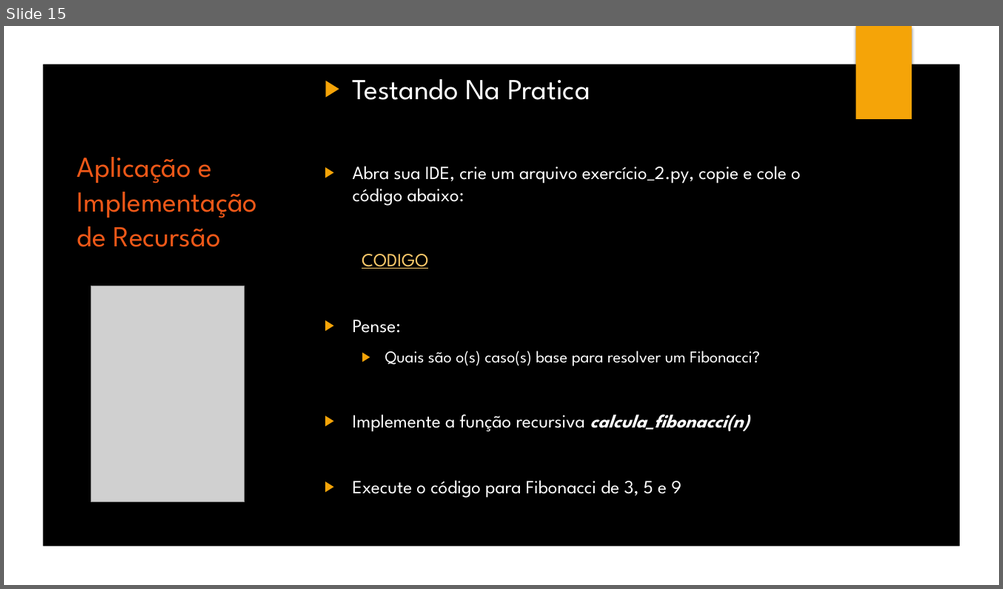
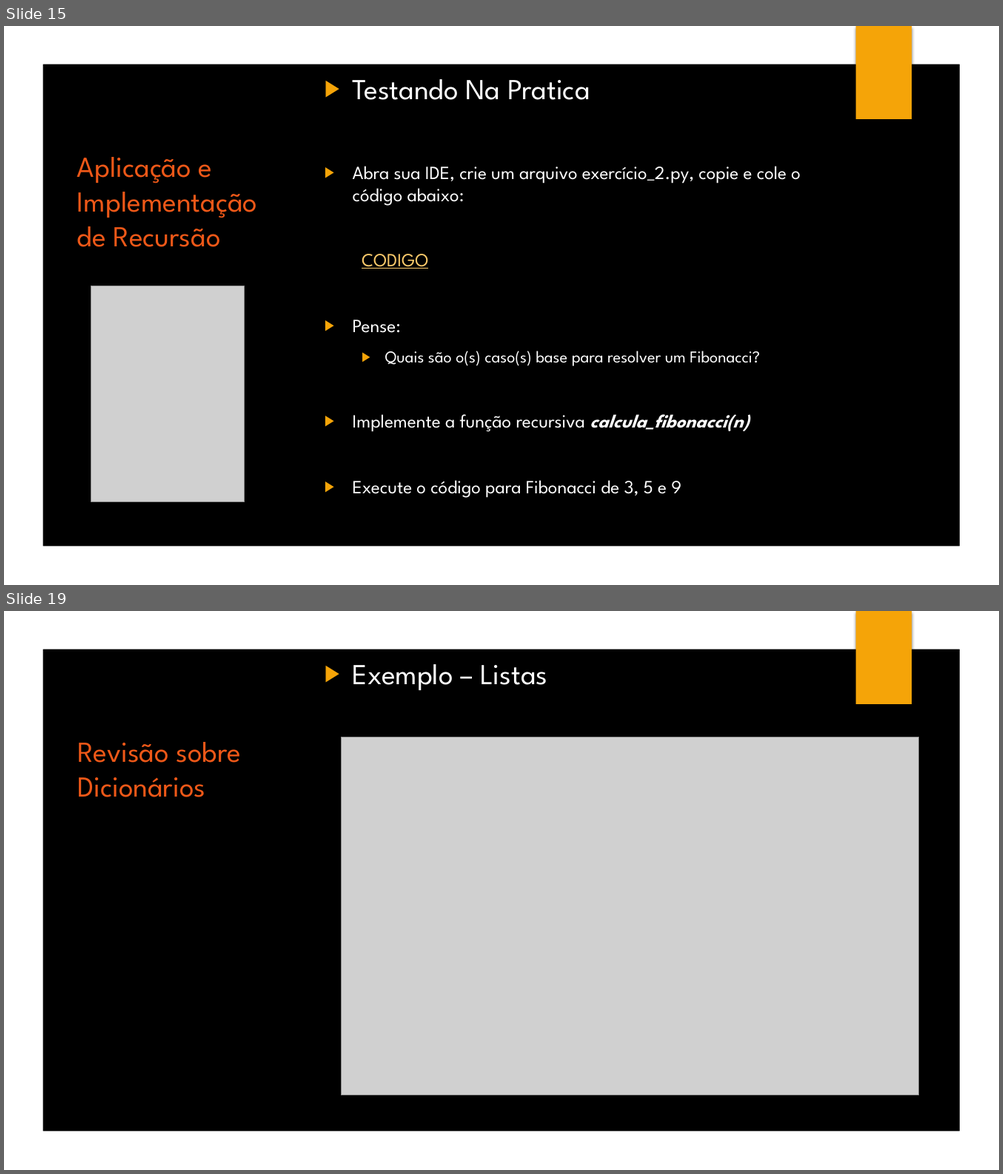
Before and after one commit to yLeonardo/Mini_curso_python, a slide deck: Curso_Python.pptx. Shown one above the other, each under a label of ours: slide 15 before the commit, slides 15 and 19 after it; the slides between them are not shown. The pictures are 1003x589 and 1003x1174 pixels, drawn with LibreOffice and Linux fonts; fonts in the diff are those of the drawing; grey boxes stand for pictures; background and template pictures are left out. Boxes give left, top, right and bottom in pixels: in the first picture for what was removed or moved away, otherwise in the second. Text is boxed around its words. In the diff, an @@ line names an element or a change of style, - is before the commit and + after.

```diff
--- a/Curso_Python.pptx
+++ b/Curso_Python.pptx
@@ slide 19 added at [4, 611, 999, 1170], background picture (left out); not listed: 7 template elements that a slide beside it also shows @@
@@ rectangle added at [4, 611, 999, 1170], fill #000000 @@
@@ freeform shape added at [4, 611, 999, 1170], fill #FFFFFF @@
@@ rectangle added at [855, 611, 911, 704], fill #F5A408 @@
@@ text added at [353, 664, 547, 690], 28 pt, text #FFFFFF @@
+▶ Exemplo – Listas
@@ title added at [77, 742, 241, 797], 28 pt, text #EE5818 @@
+Revisão sobre Dicionários
@@ picture added at [341, 737, 919, 1095] @@
```
Also in this commit, not shown: 1 slide changed, 7 other slides added, 1 other file.
